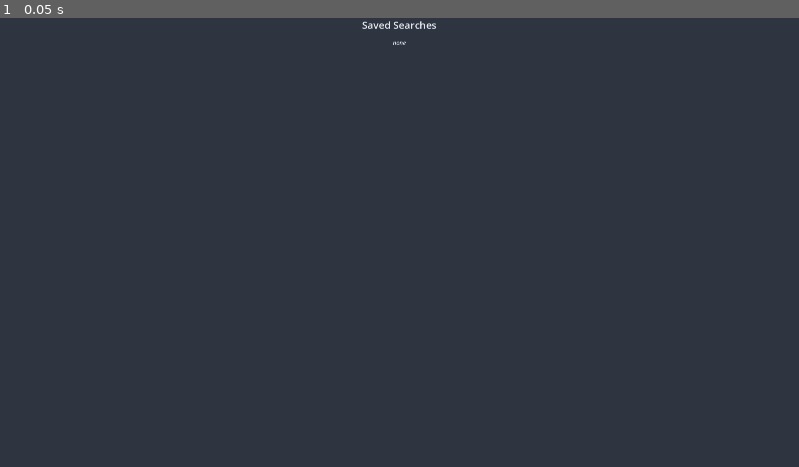
Above: before the commit, frame 1.
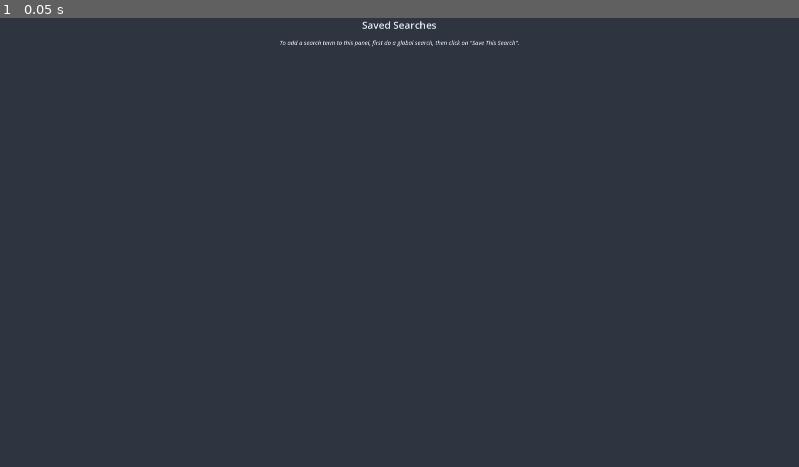
Above: after the commit, the same moment.

Repository: njamster/habituary
Game: Godot game, scene res://main_window/side_panel/saved_searches/saved_searches.tscn
The game is run twice, just before and just after one commit, with the same random seed, the same clock (stepped at 60 frames per second) and the same inputs. This scene is started directly instead of the project's main scene.
Inputs:
- Up to frame 1 (0.05 s): no input

The runs differ from the first frame. In frame 1, 0.2% of the frame differs, in the area x 35-65%, y 4-7%.

Commit message:
Add an option to add or remove a saved search
When doing a global search, there is a new button now, that either reads
"Save This Search" or "Unsave This Search" (when the respective query
already has been added to the list of saved searches). This means it's
now possible to populate and clear the list from inside the app!

Also, modifies the text of the "NoneSet" label, to indicate to the user
how they can add a query (since the panel initially will be empty).

To make all of this work, the `saved_searches.txt` file is now included
in the list of cached files, and both `update_content` and `delete_key`
now accept a second, optional parameter `emit` that defaults to `true`,
and will cause the `content_updated` signal to be emitted. (Note that
this behaviour is *not* wanted when the debounce timer of an mofidied
to-do runs out, as that would reload the respective to-do list!)

Diff:
--- a/autoloads/cache.gd
+++ b/autoloads/cache.gd
@@ -88,7 +88,6 @@
 			for key in data.keys():
 				if not key + ".txt" in file_list:
 					delete_key(key)
-					content_updated.emit(key)
 
 		for filename in file_list:
 			_load_file(directory_path, filename, emit)
@@ -124,7 +123,7 @@
 
 
 func _is_valid_filename(filename: String) -> bool:
-	return filename == "capture.txt" or \
+	return filename == "capture.txt" or filename == "saved_searches.txt" or \
 		_valid_filename_reg_ex.search(filename) != null
 
 
@@ -137,7 +136,7 @@
 	return Settings.store_path.path_join(key + ".txt")
 
 
-func save_to_disk(key: String) -> void:
+func save_to_disk(key: String, emit := true) -> void:
 	var store_path := get_store_path(key)
 
 	if data[key].content:
@@ -147,11 +146,14 @@
 		file.close()
 
 		data[key].last_modified = FileAccess.get_modified_time(store_path)
+
+		if emit:
+			content_updated.emit(key)
 	else:
 		delete_key(key)
 
 
-func update_content(key: String, content: String) -> void:
+func update_content(key: String, content: String, emit := true) -> void:
 	if not key:
 		return  # early
 
@@ -164,12 +166,12 @@
 		else:
 			data[key].content = content.split("\n", false)
 
-		save_to_disk(key)
+		save_to_disk(key, emit)
 	else:
 		delete_key(key)
 
 
-func delete_key(key: String) -> void:
+func delete_key(key: String, emit := true) -> void:
 	if not key or key not in data:
 		return  # early
 
@@ -177,9 +179,12 @@
 
 	DirAccess.remove_absolute(get_store_path(key))
 
+	if emit:
+		content_updated.emit(key)
+
 
 func move_item(line_id: int, from: String, to: String) -> void:
-	# Since content is a PackedStingArray, there's no pop_at() method.
+	# Since content is a PackedStringArray, there's no pop_at() method.
 	var item = data[from].content[line_id]
 	data[from].content.remove_at(line_id)
 
@@ -191,10 +196,7 @@
 	data[to].content.append(item)
 
 	save_to_disk(to)
-	content_updated.emit(to)
-
 	save_to_disk(from)
-	content_updated.emit(from)
 
 
 func copy_item(line_id: int, from: String, to: String) -> void:
@@ -209,7 +211,6 @@
 	data[to].content.append(data[from].content[line_id].strip_edges())
 
 	save_to_disk(to)
-	content_updated.emit(to)
 
 
 func postpone_item(line_id: int, from: String, to: String) -> void:
@@ -226,11 +227,9 @@
 	data[from].content[line_id] = item
 
 	save_to_disk(from)
-	content_updated.emit(from)
 
 
 func delete_item(line_id: int, from: String) -> void:
 	data[from].content.remove_at(line_id)
 
 	save_to_disk(from)
-	content_updated.emit(from)
--- a/main_window/global_search_results/global_search_results.gd
+++ b/main_window/global_search_results/global_search_results.gd
@@ -18,6 +18,10 @@
 	EventBus.global_search_requested.connect(search, CONNECT_DEFERRED)
 	#endregion
 
+	#region Local Signals
+	$SaveSearch.pressed.connect(_on_save_search_pressed)
+	#endregion
+
 
 func search() -> void:
 	# Remove previous results (if there are any).
@@ -32,7 +36,7 @@
 	for key in cache_keys:
 		# FIXME: Temporary workaround, since the capture has no associated date,
 		# thus it's not possible to jump to a captured to-do item yet
-		if key == "capture":
+		if key == "capture" or key == "saved_searches":
 			continue  # with next key
 
 		var search_result_group := preload(
@@ -55,5 +59,41 @@
 	# If there were no matching items, show the NoHitMessage instead.
 	$NoHitMessage.visible = (%SearchResults.get_child_count() == 0)
 
+	# Update the SaveSearch button depending on the current query text.
+	if "saved_searches" in Cache.data:
+		if Settings.search_query in Cache.data["saved_searches"].content:
+			$SaveSearch.text = $SaveSearch.text.replace("Save", "Unsave")
+		else:
+			$SaveSearch.text = $SaveSearch.text.replace("Unsave", "Save")
+
 	# Now, make the global search results panel visible to the user.
 	Settings.main_panel = Settings.MainPanelState.GLOBAL_SEARCH
+
+
+func _on_save_search_pressed() -> void:
+	if not "saved_searches" in Cache.data:
+		Cache.data["saved_searches"] = {
+			"content": [],
+			"last_modified": Time.get_unix_time_from_system()
+		}
+
+	if Settings.search_query in Cache.data["saved_searches"].content:
+		var new_content := Cache.data["saved_searches"].content as Array
+		new_content.erase(Settings.search_query)
+
+		Cache.update_content(
+			"saved_searches",
+			"\n".join(new_content)
+		)
+
+		$SaveSearch.text = $SaveSearch.text.replace("Unsave", "Save")
+	else:
+		var new_content := Cache.data["saved_searches"].content as Array
+		new_content.append(Settings.search_query)
+
+		Cache.update_content(
+			"saved_searches",
+			"\n".join(new_content)
+		)
+
+		$SaveSearch.text = $SaveSearch.text.replace("Save", "Unsave")
--- a/main_window/global_search_results/global_search_results.tscn
+++ b/main_window/global_search_results/global_search_results.tscn
@@ -1,7 +1,8 @@
-[gd_scene load_steps=3 format=3 uid="uid://u1kt3tn8mi5t"]
+[gd_scene load_steps=4 format=3 uid="uid://u1kt3tn8mi5t"]
 
 [ext_resource type="Script" uid="uid://bbkiowusqvq4n" path="res://main_window/global_search_results/global_search_results.gd" id="1_v67t0"]
 [ext_resource type="FontFile" uid="uid://bv1lbje08ni7s" path="res://theme/fonts/OpenSans-MediumItalic.ttf" id="2_j3lfx"]
+[ext_resource type="Texture2D" uid="uid://fukk5darub1i" path="res://main_window/global_search_results/images/save_search.svg" id="2_oohpj"]
 
 [node name="GlobalSearchResults" type="VBoxContainer"]
 anchors_preset = 15
@@ -10,7 +11,17 @@
 grow_horizontal = 2
 grow_vertical = 2
 size_flags_horizontal = 3
+theme_type_variation = &"MediumSeparation"
 script = ExtResource("1_v67t0")
+
+[node name="SaveSearch" type="Button" parent="."]
+layout_mode = 2
+size_flags_horizontal = 4
+focus_mode = 0
+mouse_default_cursor_shape = 2
+theme_override_constants/icon_max_width = 20
+text = "Save This Search"
+icon = ExtResource("2_oohpj")
 
 [node name="NoHitMessage" type="Label" parent="."]
 layout_mode = 2
--- /dev/null
+++ b/main_window/global_search_results/images/save_search.svg
@@ -0,0 +1 @@
+<svg xmlns="http://www.w3.org/2000/svg" height="20px" viewBox="0 -960 960 960" width="20px" fill="#FFFFFF"><path d="M835.22-679.91v457.13q0 41-28.5 69.5t-69.5 28.5H222.78q-41 0-69.5-28.5t-28.5-69.5v-514.44q0-41 28.5-69.5t69.5-28.5h457.13l155.31 155.31Zm-98 40.74-98.05-98.05H222.78v514.44h514.44v-416.39ZM480-258.78q45 0 76.5-31.5t31.5-76.5q0-45-31.5-76.5t-76.5-31.5q-45 0-76.5 31.5t-31.5 76.5q0 45 31.5 76.5t76.5 31.5ZM270.78-545.22h336v-144h-336v144Zm-48-80.95v403.39-514.44 111.05Z"/></svg>
--- a/main_window/list_view/day_panel/scrollable_todo_list/todo_list/todo_list.gd
+++ b/main_window/list_view/day_panel/scrollable_todo_list/todo_list/todo_list.gd
@@ -95,7 +95,7 @@
 	if scroll_offset != 0:
 		content += "SCROLL:%d" % scroll_offset
 
-	Cache.update_content(cache_key, content.strip_edges(false, true))
+	Cache.update_content(cache_key, content.strip_edges(false, true), false)
 
 	pending_save = false
 
--- a/main_window/side_panel/saved_searches/saved_item/saved_item.gd
+++ b/main_window/side_panel/saved_searches/saved_item/saved_item.gd
@@ -34,7 +34,7 @@
 	for key in cache_keys:
 		# FIXME: Temporary workaround, since the capture has no associated date,
 		# thus it's not possible to jump to a captured to-do item yet
-		if key == "capture":
+		if key == "capture" or key == "saved_searches":
 			continue  # with next key
 
 		line_id = 0
--- a/main_window/side_panel/saved_searches/saved_searches.gd
+++ b/main_window/side_panel/saved_searches/saved_searches.gd
@@ -5,21 +5,39 @@
 
 
 func _ready() -> void:
+	_set_initial_state()
+	_connect_signals()
+
+
+func _set_initial_state() -> void:
 	_load_from_disk()
-	$NoneSaved.visible = (%Items.get_child_count() == 0)
-	_resort_list()
+
+
+func _connect_signals() -> void:
+	#region Global Signals
+	Cache.content_updated.connect(func(key):
+		if key == "saved_searches":
+			_load_from_disk()
+	)
+	#endregion
 
 
 func _load_from_disk() -> void:
-	var filename := Settings.store_path.path_join("saved_searches.txt")
-	var file := FileAccess.open(filename, FileAccess.READ)
-	if file:
-		while file.get_position() < file.get_length():
-			var line := file.get_line()
+	# remove previous entries (if there are any)
+	for item in %Items.get_children():
+		item.queue_free()
 
+	# add new entries based on the cached lines
+	if "saved_searches" in Cache.data:
+		for line in Cache.data["saved_searches"].content:
 			var new_item := SAVED_ITEM.instantiate()
 			new_item.text = line
 			%Items.add_child(new_item)
+		_resort_list()
+
+		$NoneSaved.hide()
+	else:
+		$NoneSaved.show()
 
 
 func _resort_list() -> void:
--- a/main_window/side_panel/saved_searches/saved_searches.tscn
+++ b/main_window/side_panel/saved_searches/saved_searches.tscn
@@ -20,10 +20,12 @@
 horizontal_alignment = 1
 
 [node name="NoneSaved" type="Label" parent="."]
+custom_minimum_size = Vector2(300, 0)
 layout_mode = 2
 theme_override_fonts/font = ExtResource("2_2mawm")
-text = "none"
+text = "To add a search term to this panel, first do a global search, then click on \"Save This Search\"."
 horizontal_alignment = 1
+autowrap_mode = 3
 
 [node name="ScrollContainer" type="ScrollContainer" parent="."]
 layout_mode = 2
Not shown, added: main_window/global_search_results/images/save_search.svg.import
